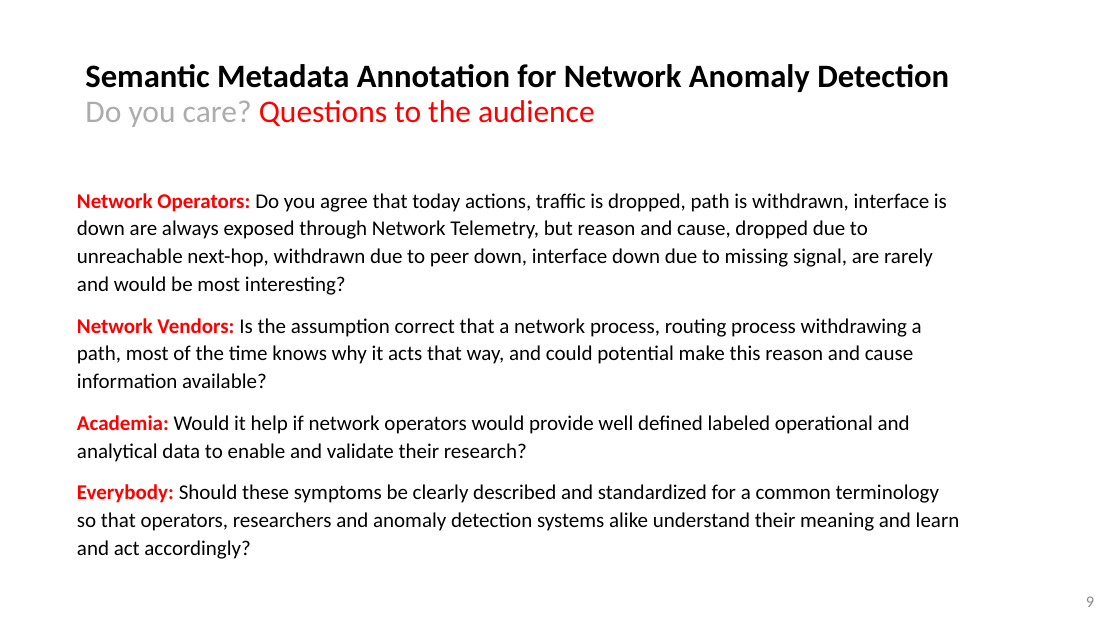
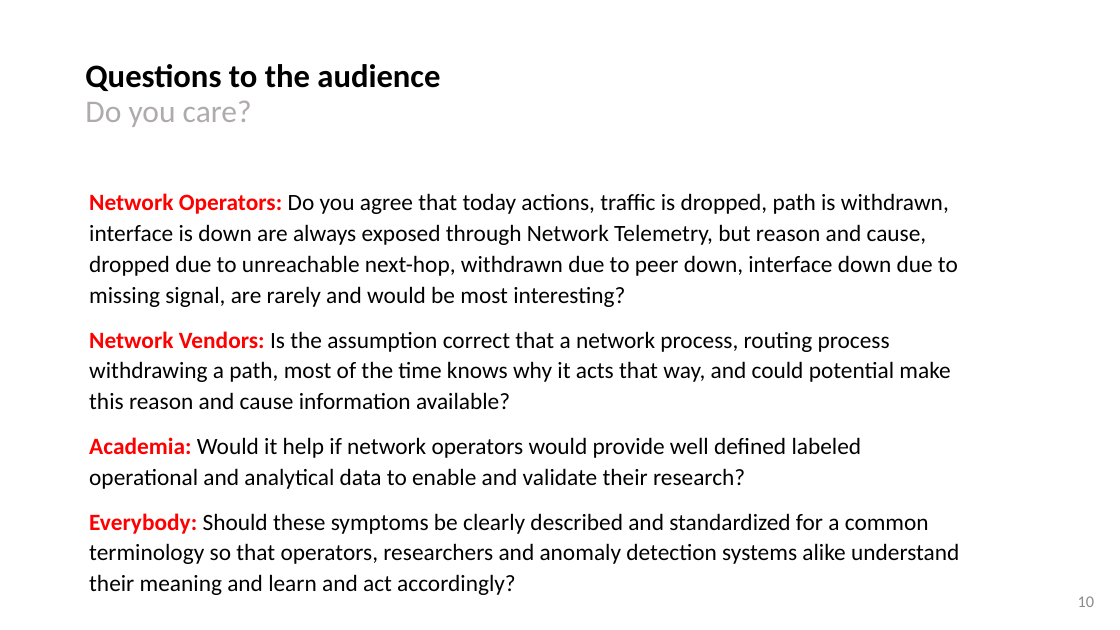
Before and after one commit to network-analytics/ietf-network-analytics-document-status, a slide deck: slide 10 of 118/NMRG/draft-netana-opsawg-nmrg-network-anomaly-semantics-01.pptx (slide 9 before the commit). Drawn at 1120x630 pixels with LibreOffice and Linux fonts; fonts in the diff are those of the drawing. Boxes give left, top, right and bottom in pixels: in the first picture for what was removed or moved away, otherwise in the second. Text is boxed around its words. In the diff, an @@ line names an element or a change of style, - is before the commit and + after.

```diff
--- a/118/NMRG/draft-netana-opsawg-nmrg-network-anomaly-semantics-01.pptx
+++ b/118/NMRG/draft-netana-opsawg-nmrg-network-anomaly-semantics-01.pptx
@@ title at [85, 64, 440, 127]: text changed @@
-Semantic Metadata Annotation for Network Anomaly Detection
-Do you care? Questions to the audience
+Questions to the audience
+Do you care?
@@ text "Network Operators: Do you agree ...": place and size @@
-text "Network Operators: Do you agree ..." at [77, 193, 960, 559]
+text "Network Operators: Do you agree ..." at [89, 193, 959, 564]
@@ text "Network Operators: Do you agree ..." at [89, 193, 959, 564]: size 18 to 20 pt @@
@@ page number at [1078, 596, 1095, 607]: text changed @@
-9
+10
```
Also in this commit, not shown: 10 other slides changed, 1 slide added, 2 other files.
